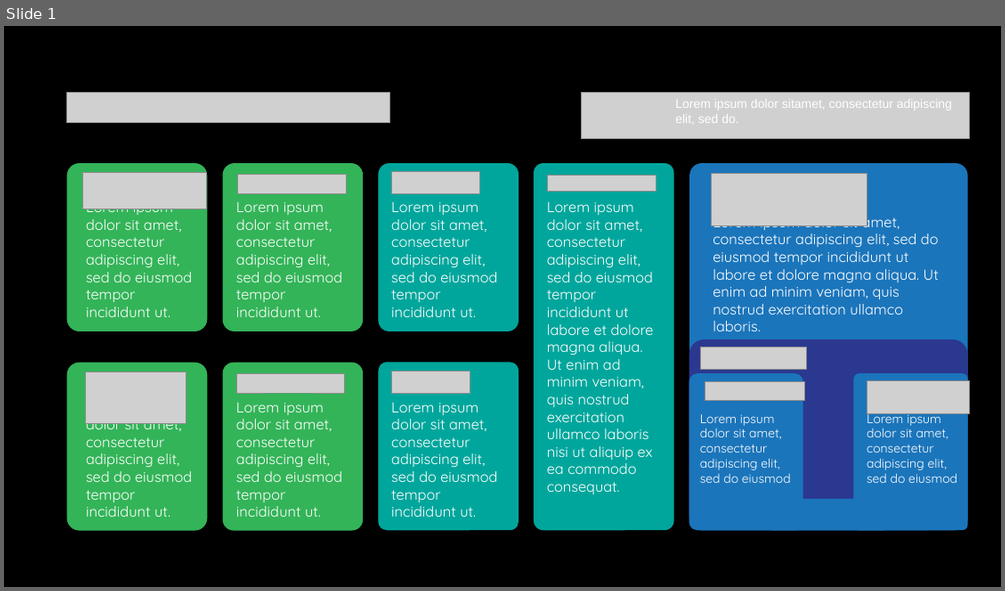
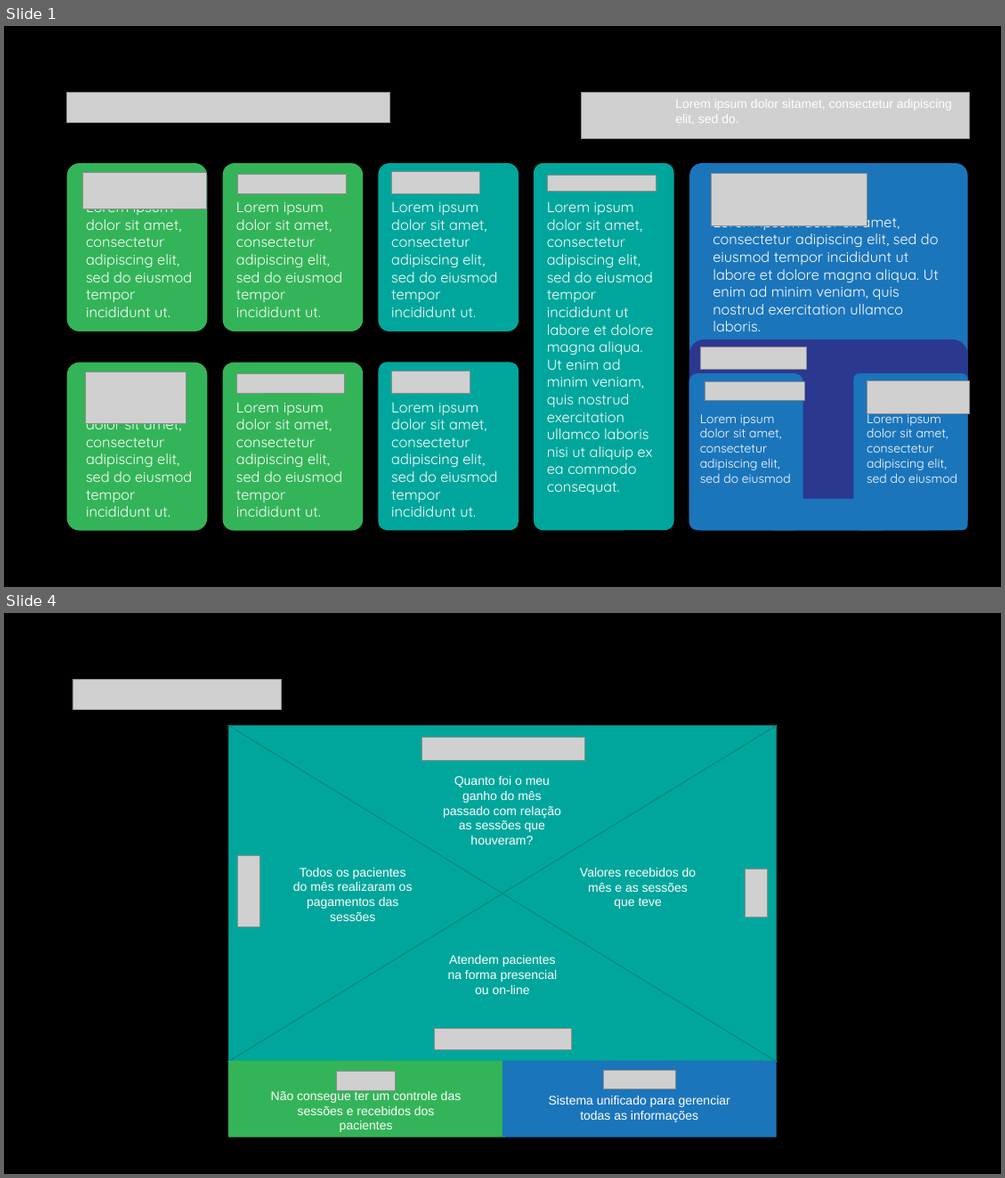
Before and after one commit to mjaramos/projeto_aplicado_igti, a slide deck: Documentos/Modelo Canvas do Projeto Aplicado - 2021.pptx. Shown one above the other, each under a label of ours: slide 1 before the commit, slides 1 and 4 after it; the slides between them are not shown. The pictures are 1005x591 and 1005x1178 pixels, drawn with LibreOffice and Linux fonts; fonts in the diff are those of the drawing; grey boxes stand for pictures. Boxes give left, top, right and bottom in pixels: in the first picture for what was removed or moved away, otherwise in the second. Text is boxed around its words. In the diff, an @@ line names an element or a change of style, - is before the commit and + after.

```diff
--- a/Documentos/Modelo Canvas do Projeto Aplicado - 2021.pptx
+++ b/Documentos/Modelo Canvas do Projeto Aplicado - 2021.pptx
@@ slide 4 added at box(4, 613, 1001, 1174), background #000000 @@
@@ picture added at box(73, 679, 282, 709) @@
@@ triangle added at box(228, 725, 502, 1062), fill #00A69C, outline #008C84 1 pt @@
@@ triangle added at box(229, 726, 777, 893), fill #00A69C, outline #008C84 1 pt @@
@@ picture added at box(422, 737, 585, 761) @@
@@ triangle added at box(502, 725, 777, 1062), fill #00A69C, outline #008C84 1 pt @@
@@ text added at box(443, 776, 561, 844), 12 pt, text #FFFFFF @@
+Quanto foi o meu ganho do mês passado com relação as sessões que houveram?
@@ picture added at box(238, 855, 259, 926) @@
@@ text added at box(293, 868, 413, 921), 12 pt, text #FFFFFF @@
+Todos os pacientes do mês realizaram os pagamentos das sessões
@@ text added at box(580, 868, 696, 908), 12 pt, text #FFFFFF @@
+Valores recebidos do mês e as sessões que teve
@@ picture added at box(745, 868, 767, 917) @@
@@ triangle added at box(229, 893, 777, 1061), fill #00A69C, outline #008C84 1 pt @@
@@ text added at box(448, 955, 558, 994), 12 pt, text #FFFFFF @@
+Atendem pacientes na forma presencial ou on-line
@@ picture added at box(435, 1028, 572, 1050) @@
@@ rectangle added at box(228, 1060, 505, 1137), fill #33B458 @@
@@ rectangle added at box(502, 1060, 777, 1137), fill #1B75BB @@
@@ text added at box(271, 1090, 461, 1132), 12 pt, text #FFFFFF @@
+Não consegue ter um controle das sessões e recebidos dos pacientes
@@ picture added at box(337, 1070, 395, 1090) @@
@@ picture added at box(603, 1070, 676, 1089) @@
@@ text added at box(549, 1095, 730, 1122), 12 pt, text #FFFFFF @@
+Sistema unificado para gerenciar todas as informações
```
Also in this commit, not shown: 3 other slides added, 4 slides removed, 1 other file.
